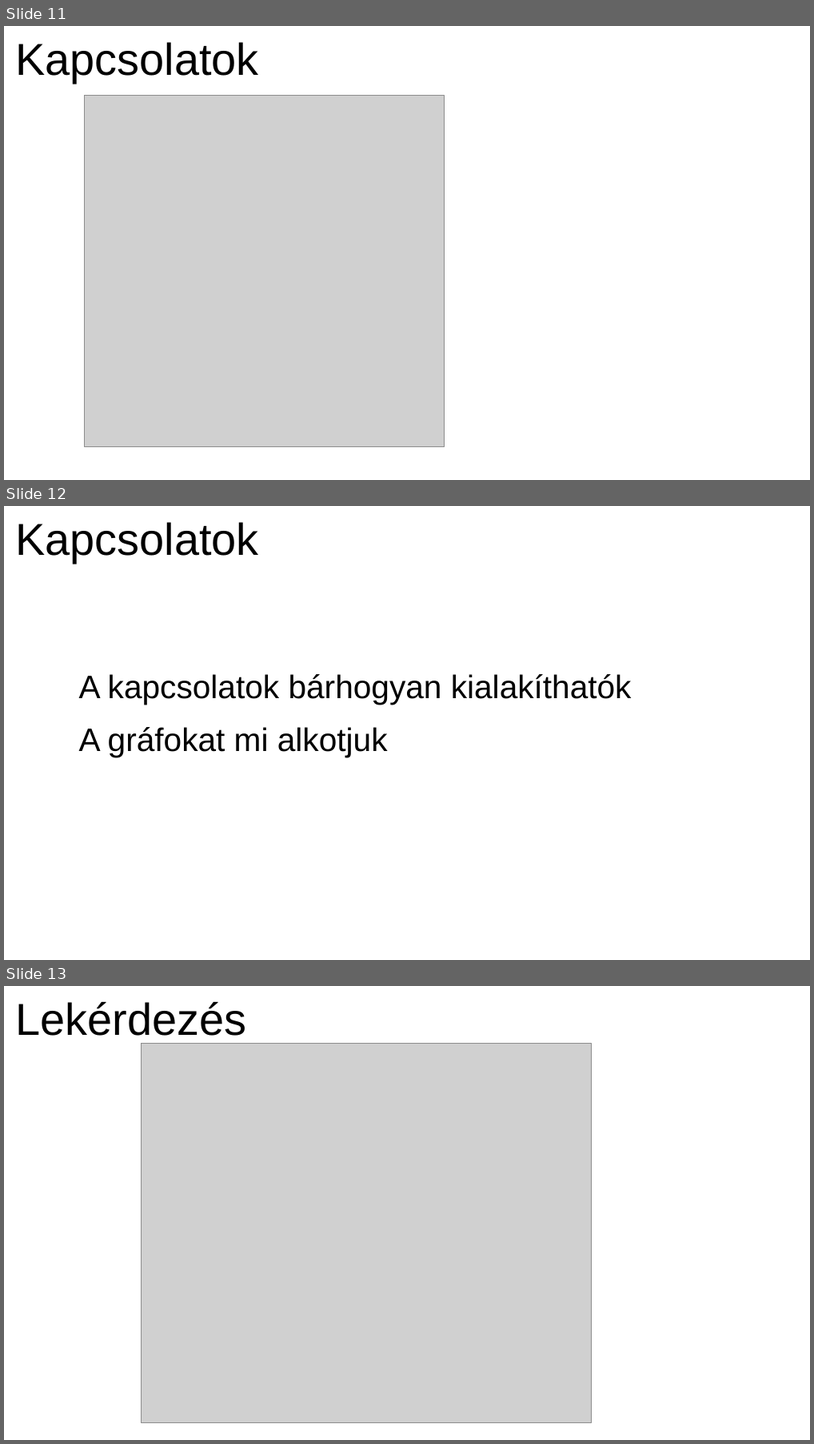
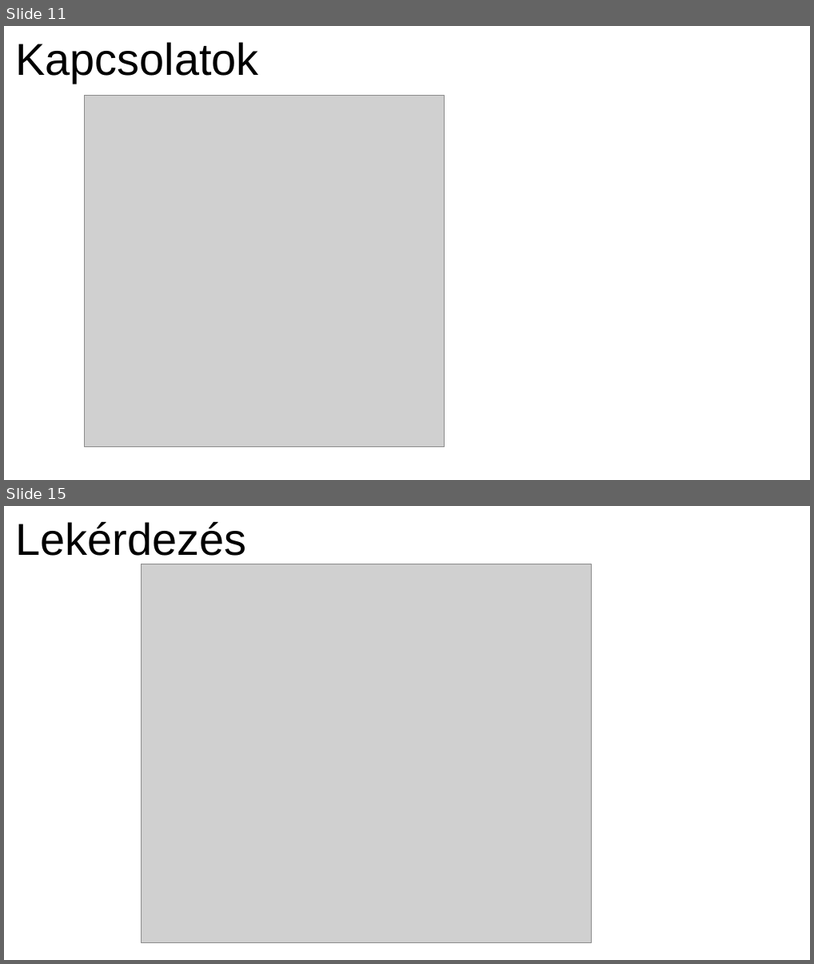
Before and after one commit to Tominano/neo4j, a slide deck: pres.pptx. Shown one above the other, each under a label of ours: slides 11, 12 and 13 before the commit, slides 11 and 15 after it; the slides between them are not shown. The pictures are 814x1444 and 814x964 pixels, drawn with LibreOffice and Linux fonts; fonts in the diff are those of the drawing; grey boxes stand for pictures; background and template pictures are left out. Boxes give left, top, right and bottom in pixels: in the first picture for what was removed or moved away, otherwise in the second. Text is boxed around its words. In the diff, an @@ line names an element or a change of style, - is before the commit and + after.

```diff
--- a/pres.pptx
+++ b/pres.pptx
@@ slide 12 removed at box(4, 506, 810, 960), background picture (left out) @@
@@ text removed at box(15, 522, 258, 563) @@
-Kapcsolatok
@@ text removed at box(79, 674, 632, 757) @@
-● A kapcsolatok bárhogyan kialakíthatók
-● A gráfokat mi alkotjuk
@@ what was slide 13 is now slide 15 @@
```
Also in this commit, not shown: 4 slides added, 2 other files.
